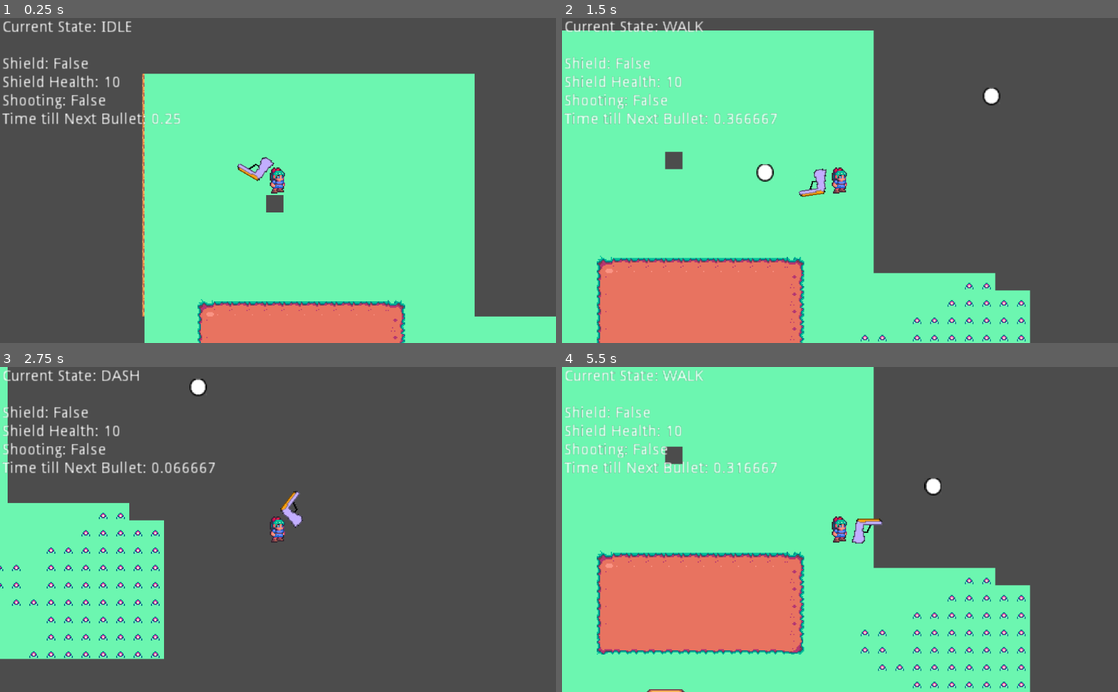
Above: before the commit, frames 1-4 (two rows, left to right).
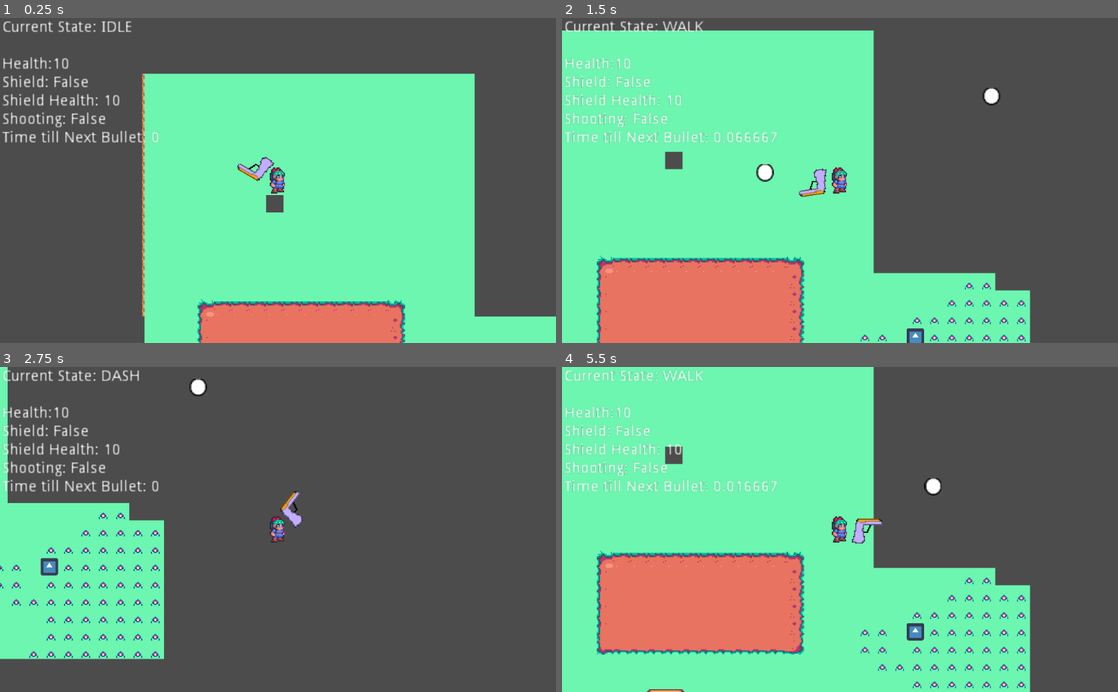
Above: after the commit, the same moments.

Repository: ValorZard/FIGHT-IT---True-Version
Game: Godot game, scene res://resources/Scenes/Main.tscn
Two runs of this game, one before a commit and one after it. Both use one fixed random seed, a clock stepped at 60 frames per second and the inputs below. The engine's default icon, where the game draws it, is replaced by a stand-in: a white triangle on a blue panel in a dark square.
Inputs (mouse positions are in pixels of both pictures, inside the frame that each line leads up to):
- Up to frame 1 (0.25 s): no input
- Up to frame 2 (1.5 s): move the mouse to (962, 164) at 0.52 s; hold D (move_right) 0.53-1.28 s; hold Space (shield) 0.53-1.28 s; click (962, 164) at 0.8 s; move the mouse to (728, 196) at 1.27 s; hold S (move_down) from 1.28 s (still down); click (728, 196) at 1.35 s
- Up to frame 3 (2.75 s): tap Space (shield) at 1.55 s; move the mouse to (333, 458) at 2.02 s; release S (move_down) at 2.03 s; hold D (move_right) from 2.03 s (still down); hold Shift (dash_button) from 2.03 s (still down); click (333, 458) at 2.3 s
- Up to frame 4 (5.5 s): move the mouse to (812, 594) at 2.77 s; release D (move_right) at 2.78 s; release Shift (dash_button) at 2.78 s; hold W (move_up) 2.78-3.53 s; tap E (interact_melee) at 2.85 s; tap Space (shield) at 3.05, 4.55 s; move the mouse to (1006, 578) at 3.52 s; hold Space (shield) 3.53-4.28 s; hold A (move_left) 3.53-5.03 s; click (1006, 578) at 3.8 s; move the mouse to (673, 480) at 4.27 s; click (673, 480) at 4.35 s; move the mouse to (867, 529) at 5.02 s; hold S (move_down) from 5.03 s (still down); hold Q (special_move) from 5.03 s (still down); click (867, 529) at 5.3 s

The runs differ from the first frame. In frame 1, 1.7% of the frame differs, in the area x 0-33%, y 11-39%; in frame 2, 2.0%; in frame 3, 1.9%; in frame 4, 2.0%, in the area x 0-66%, y 11-85%.

Commit message:
Added basic enemy shooting
it "works" the only problem is that with my enemy owning guns system i havent been able to figure out a way for the gun to recognize its being held by a player or not.
Oh, by the way, the way this works is that the enemy gets a gun, and that gun shoots bullets. All three of those are seperate nodes so they can mix and match

Diff:
--- a/project.godot
+++ b/project.godot
@@ -10,11 +10,23 @@
 
 _global_script_classes=[ {
 "base": "KinematicBody2D",
+"class": "Enemy",
+"language": "GDScript",
+"path": "res://resources/Assets/Enemies/Enemy.gd"
+}, {
+"base": "Node",
+"class": "GunMath",
+"language": "GDScript",
+"path": "res://resources/Scripts/GunMath.gd"
+}, {
+"base": "KinematicBody2D",
 "class": "Player",
 "language": "GDScript",
 "path": "res://resources/Scripts/Player.gd"
 } ]
 _global_script_class_icons={
+"Enemy": "",
+"GunMath": "",
 "Player": ""
 }
 
--- a/resources/Assets/Bullets/default_bullet.gd
+++ b/resources/Assets/Bullets/default_bullet.gd
@@ -8,9 +8,10 @@
 var bullet_speed := 100
 var bullet_direction := Vector2()
 var bullet_velocity := Vector2()
+var bullet_damage := 1
 var life_span := 5 #seconds
 onready var life_timer := get_node("LifeTimer")
-
+var belongs_to_player := true
 
 # Called when the node enters the scene tree for the first time.
 func _ready():
@@ -35,6 +36,14 @@
 #when the bullet hits something
 func on_hit(body):
 	#self.queue_free()
+	if belongs_to_player:
+		if body is Enemy:
+			body.on_hit(bullet_damage)
+		pass
+	else:
+		if body is Player:
+			body.on_hit(bullet_damage)
+			pass
 	destroy()
 	pass
 
--- /dev/null
+++ b/resources/Assets/Enemies/Enemy.gd
@@ -0,0 +1,61 @@
+extends KinematicBody2D
+
+class_name Enemy
+
+
+#var enemy_angle := 0
+
+onready var enemy_health = 10
+
+var shield_health := 10
+var shield_pressed := false
+
+onready var is_shooting := false
+
+var gun_direction = Vector2()
+var gun_angle = 0
+
+
+onready var current_gun := get_node("Gun")
+
+# Called when the node enters the scene tree for the first time.
+func _ready():
+	gun_direction = GunMath.rad2vector(gun_angle)
+	#current_gun.belongs_to_player = false
+	pass # Replace with function body.
+
+
+# Called every frame. 'delta' is the elapsed time since the previous frame.
+func _physics_process(delta):
+	#set_direction()
+	do_attack(delta)
+	pass
+
+
+func do_attack(delta):
+	if(is_shooting):
+		current_gun.shoot(gun_direction)
+		pass
+	pass
+
+func on_hit(damage):
+	enemy_health -= damage
+	if(enemy_health <= 0):
+		death()
+	pass
+
+func death():
+	queue_free()
+
+func _to_string():
+	var enemy_string := ""
+
+	enemy_string += "Health:" + str(enemy_health) + "\n"
+
+	enemy_string += "Shield: " + str(shield_pressed) + "\nShield Health: " + str(shield_health) + "\n"
+
+	enemy_string += "Shooting: " + str(is_shooting) + "\n"
+
+	enemy_string += "Time till Next Bullet: " + str(current_gun.get_time_till_next_bullet()) + "\n"
+
+	return enemy_string
--- /dev/null
+++ b/resources/Assets/Enemies/Enemy.tscn
@@ -0,0 +1,18 @@
+[gd_scene load_steps=4 format=2]
+
+[ext_resource path="res://icon.png" type="Texture" id=1]
+[ext_resource path="res://resources/Assets/Enemies/Enemy.gd" type="Script" id=2]
+
+[sub_resource type="RectangleShape2D" id=1]
+extents = Vector2( 32.6005, 32.387 )
+
+[node name="Enemy" type="KinematicBody2D"]
+position = Vector2( 342.414, 282.842 )
+scale = Vector2( 0.25, 0.25 )
+script = ExtResource( 2 )
+
+[node name="icon" type="Sprite" parent="."]
+texture = ExtResource( 1 )
+
+[node name="CollisionShape2D" type="CollisionShape2D" parent="."]
+shape = SubResource( 1 )
--- a/resources/Assets/Guns/Gun_Script.gd
+++ b/resources/Assets/Guns/Gun_Script.gd
@@ -7,7 +7,8 @@
 onready var bullet_template := preload("res://resources/Assets/Bullets/default_bullet.tscn")
 onready var bullet_speed := 300
 onready var time_till_next_bullet := get_node("time_till_next_bullet")
-onready var fire_rate := 0.5 #seconds before next bullet
+onready var fire_rate := 0.2 #seconds before next bullet
+onready var belongs_to_player := true
 # Called when the node enters the scene tree for the first time.
 func _ready():
 	time_till_next_bullet.start(fire_rate)
@@ -26,6 +27,7 @@
 		var bullet := bullet_template.instance()
 		bullet.set_direction(direction)
 		bullet.bullet_speed = bullet_speed
+		bullet.belongs_to_player = belongs_to_player
 		bullet.global_position = get_node("BulletExit").global_position
 		get_tree().get_root().add_child(bullet)
 		time_till_next_bullet.start(fire_rate)
--- a/resources/Scenes/Main.tscn
+++ b/resources/Scenes/Main.tscn
@@ -1,8 +1,9 @@
-[gd_scene load_steps=5 format=2]
+[gd_scene load_steps=6 format=2]
 
 [ext_resource path="res://resources/Player/Player.tscn" type="PackedScene" id=1]
 [ext_resource path="res://resources/Scripts/WarpToHouse.gd" type="Script" id=2]
 [ext_resource path="res://resources/TileSets/sample_rpg_set.tres" type="TileSet" id=3]
+[ext_resource path="res://resources/Assets/Enemies/Enemy.tscn" type="PackedScene" id=4]
 
 [sub_resource type="RectangleShape2D" id=1]
 
@@ -36,4 +37,8 @@
 
 [node name="CollisionShape2D" type="CollisionShape2D" parent="LevelWarps/WarpToHouse"]
 shape = SubResource( 1 )
+
+[node name="Enemy" parent="." groups=[
+"Collision",
+] instance=ExtResource( 4 )]
 [connection signal="body_entered" from="LevelWarps/WarpToHouse" to="LevelWarps/WarpToHouse" method="_on_WarpToHouse_body_entered"]
--- /dev/null
+++ b/resources/Scripts/GunMath.gd
@@ -0,0 +1,21 @@
+extends Node
+
+class_name GunMath
+
+# Declare member variables here. Examples:
+# var a = 2
+# var b = "text"
+
+
+# Called when the node enters the scene tree for the first time.
+func _ready():
+	pass # Replace with function body.
+
+
+# Called every frame. 'delta' is the elapsed time since the previous frame.
+#func _process(delta):
+#	pass
+
+static func rad2vector(angle):
+	return Vector2(cos(angle), sin(angle))
+	pass
--- a/resources/Scripts/Player.gd
+++ b/resources/Scripts/Player.gd
@@ -17,6 +17,8 @@
 var current_direction = Direction.UP
 
 #var player_angle := 0
+
+onready var player_health = 10
 
 var shield_health := 10
 var shield_pressed := false
@@ -130,6 +132,10 @@
 		pass
 	pass
 
+func on_hit(damage):
+	player_health -= damage
+	pass
+
 func _to_string():
 	var player_string := ""
 	player_string += "Current State: "
@@ -168,6 +174,8 @@
 
 	#player_string += "Angle: " + str(rad2deg(player_angle)) + "\n"
 
+	player_string += "Health:" + str(player_health) + "\n"
+
 	player_string += "Shield: " + str(shield_pressed) + "\nShield Health: " + str(shield_health) + "\n"
 
 	player_string += "Shooting: " + str(is_shooting) + "\n"
